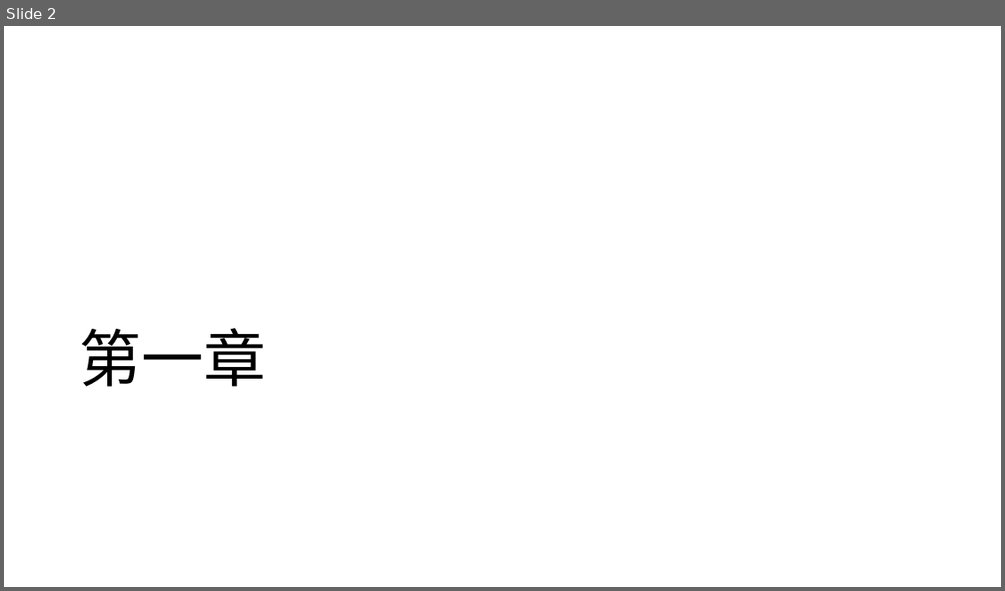
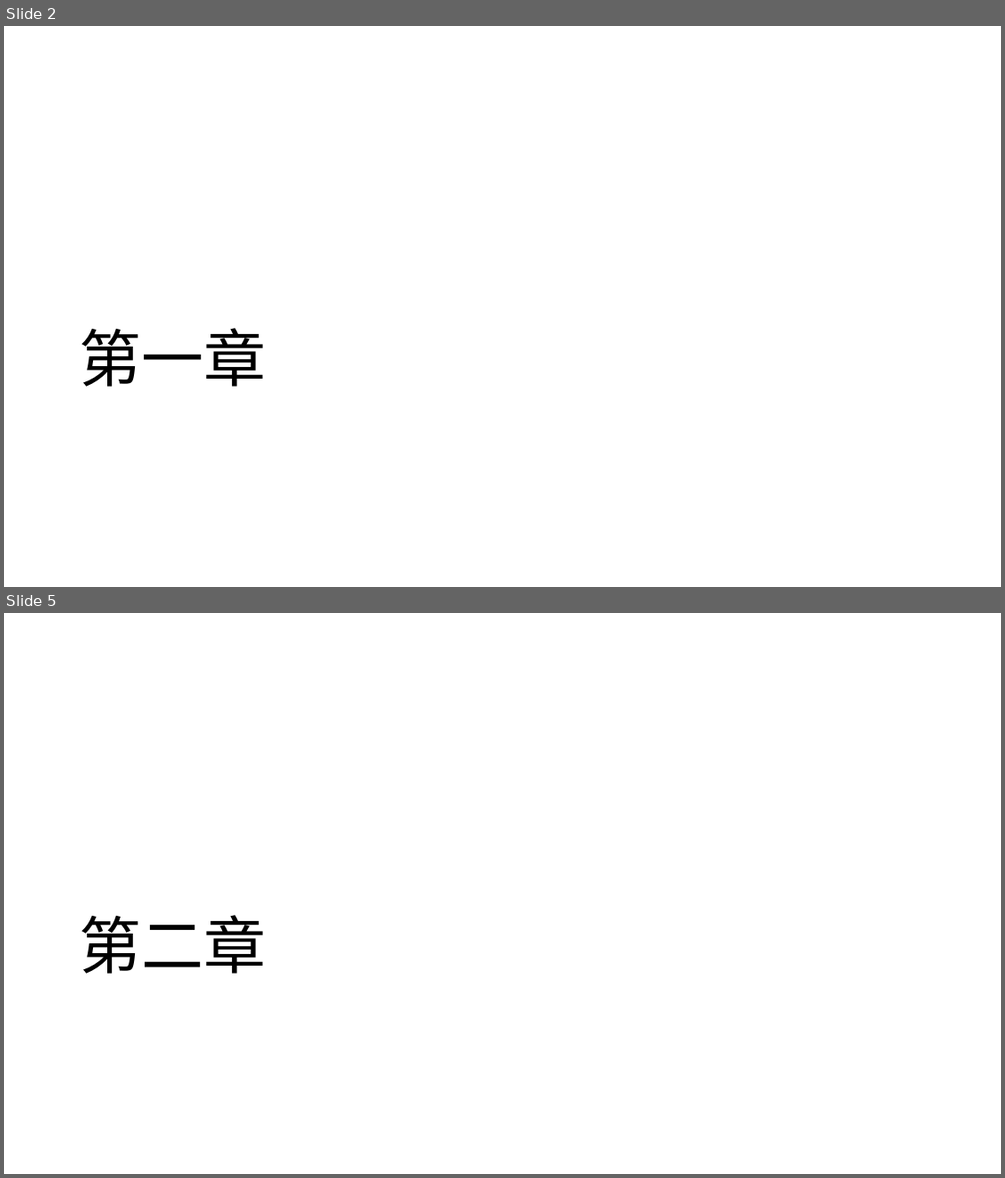
Before and after one commit to YCIrving/MyDegreeThesis, a slide deck: Canvas.pptx. Shown one above the other, each under a label of ours: slide 2 before the commit, slides 2 and 5 after it; the slides between them are not shown. The pictures are 1005x591 and 1005x1178 pixels, drawn with LibreOffice and Linux fonts; fonts in the diff are those of the drawing. Boxes give left, top, right and bottom in pixels: in the first picture for what was removed or moved away, otherwise in the second. Text is boxed around its words. In the diff, an @@ line names an element or a change of style, - is before the commit and + after.

```diff
--- a/Canvas.pptx
+++ b/Canvas.pptx
@@ slide 5 added at (4,613,1001,1174), background #FFFFFF @@
@@ title added at (80,915,267,973), 60 pt, text #000000 @@
+第二章
```
Also in this commit, not shown: 2 slides changed, 17 other slides added, 16 other files.
